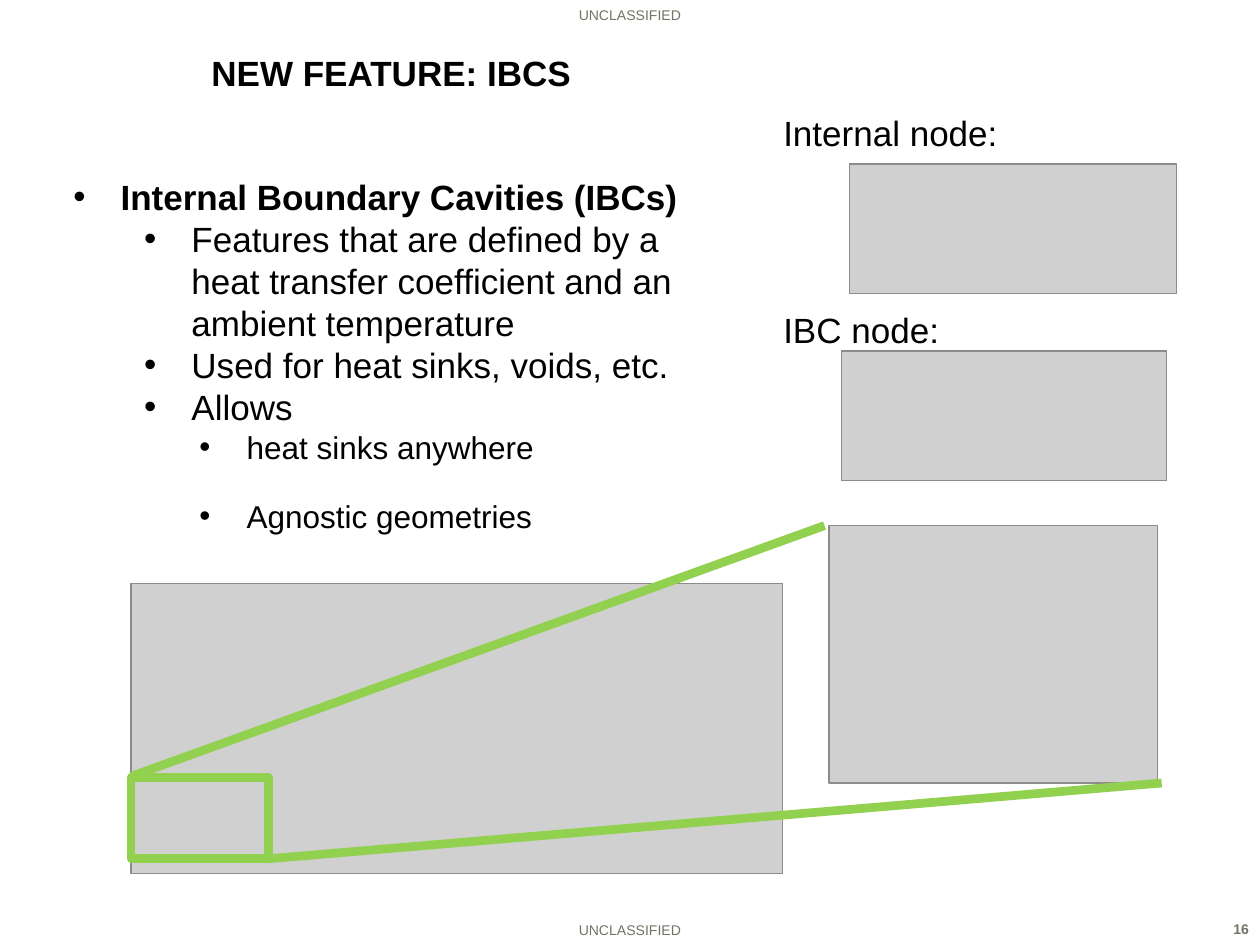
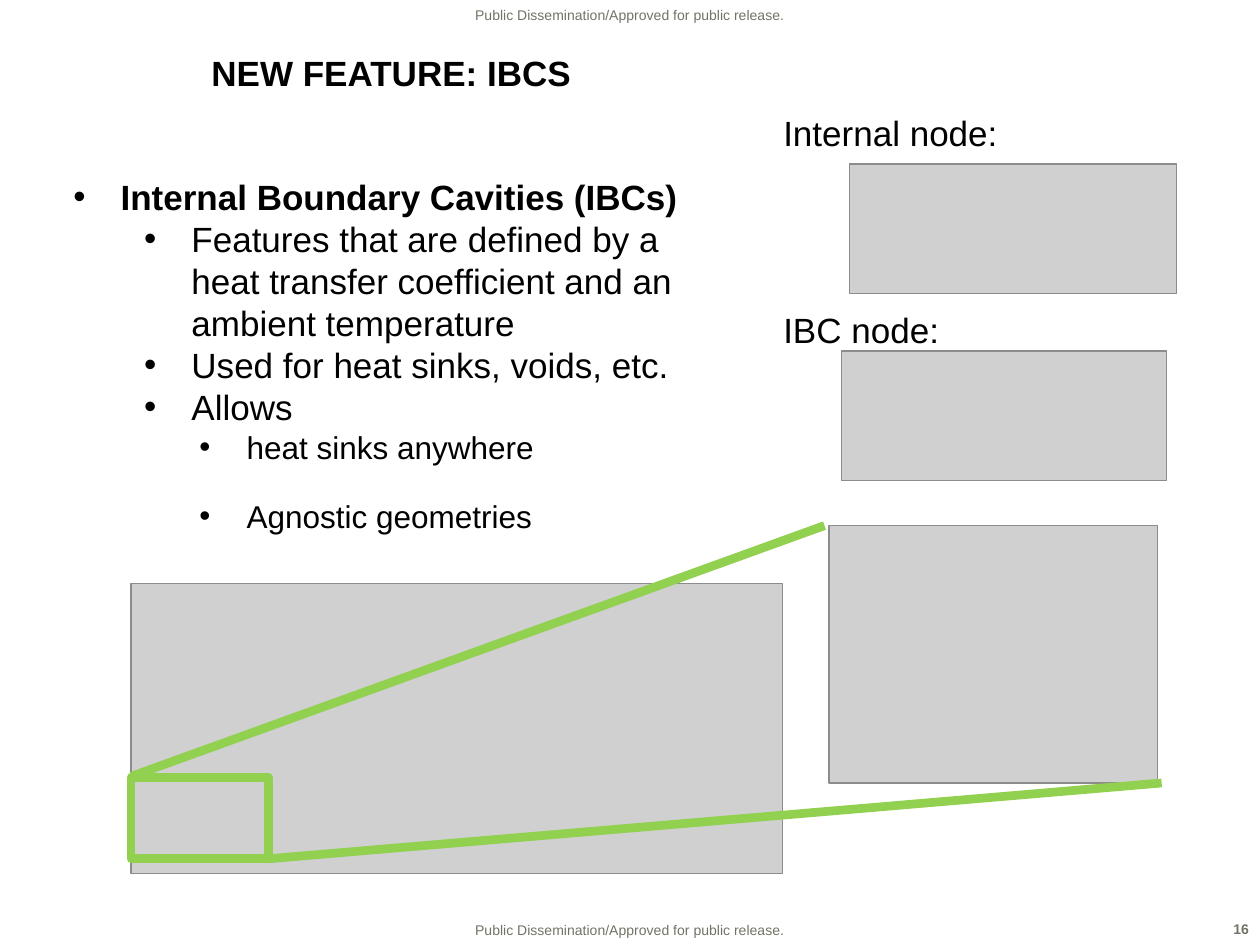
Before and after one commit to USArmyResearchLab/ParaPower, a slide deck: slide 16 of GUI Documentation/OpenSourceOverview.pptx. Drawn at 1260x945 pixels with LibreOffice and Linux fonts; fonts in the diff are those of the drawing; grey boxes stand for pictures; background and template pictures are left out. Boxes give left, top, right and bottom in pixels: in the first picture for what was removed or moved away, otherwise in the second. Text is boxed around its words. In the diff, an @@ line names an element or a change of style, - is before the commit and + after.

```diff
--- a/GUI Documentation/OpenSourceOverview.pptx
+++ b/GUI Documentation/OpenSourceOverview.pptx
@@ text at (475, 10, 784, 23): text changed @@
-UNCLASSIFIED
+Public Dissemination/Approved for public release.
@@ text at (475, 925, 784, 938): text changed @@
-UNCLASSIFIED
+Public Dissemination/Approved for public release.
```
Also in this commit, not shown: 36 other slides changed.
